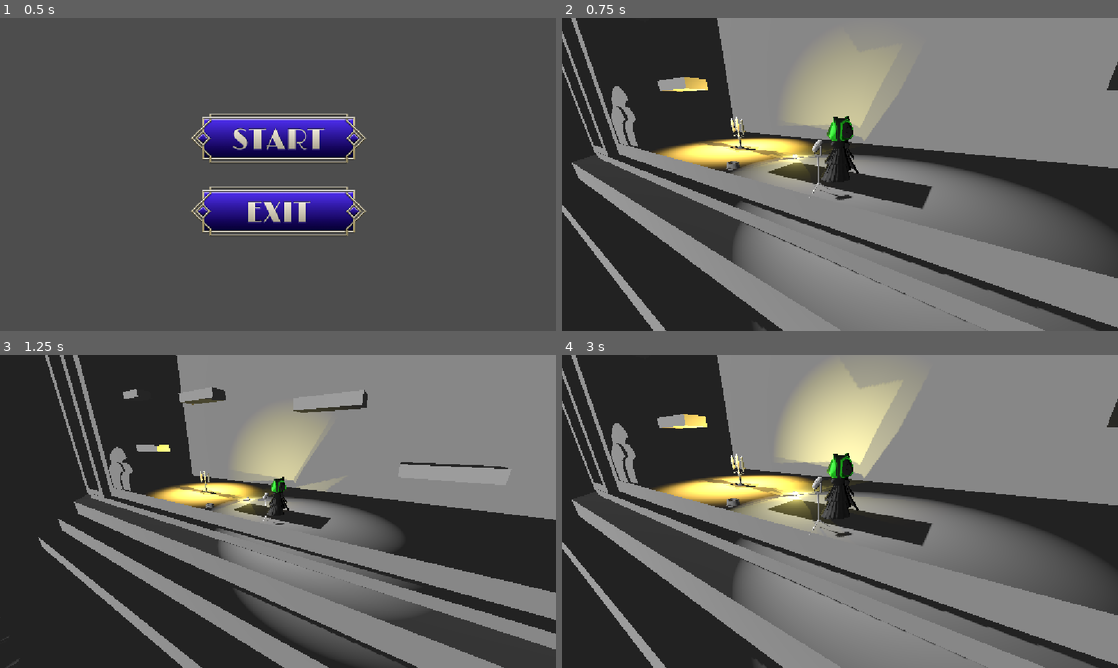
Above: before the commit, frames 1-4 (two rows, left to right).
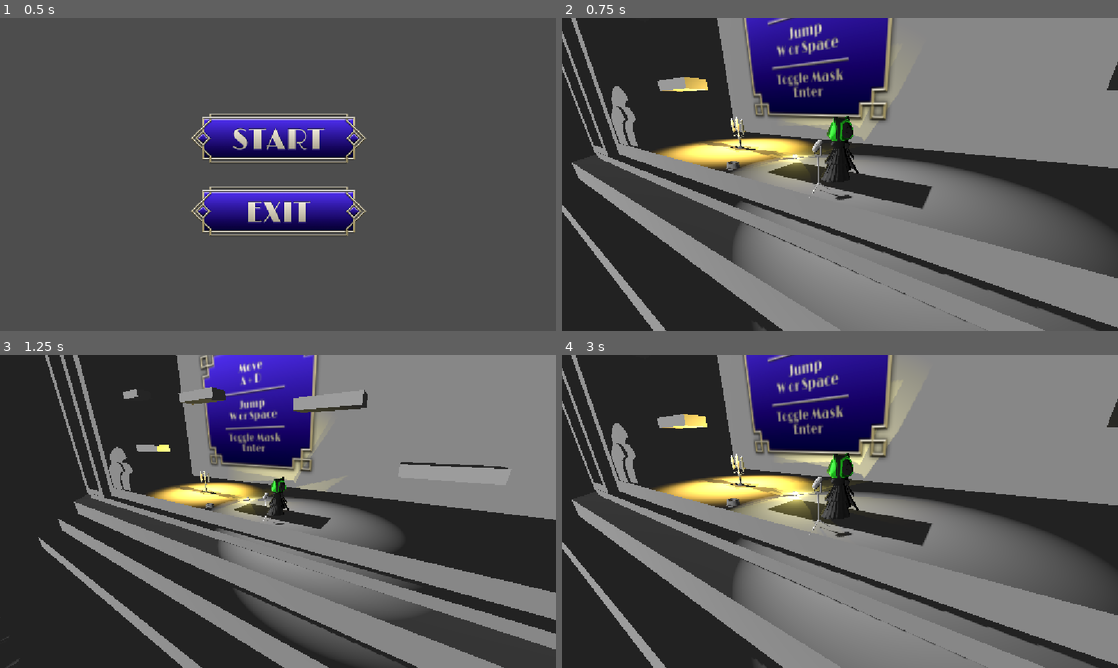
Above: after the commit, the same moments.

Repository: JoesRealAccount/ggj_2026
Game: Godot game, scene res://scenes/main_screen.tscn
Two runs of this game, one before a commit and one after it. Both use one fixed random seed, a clock stepped at 60 frames per second and the inputs below.
Inputs (mouse positions are in pixels of both pictures, inside the frame that each line leads up to):
- Up to frame 1 (0.5 s): no input
- Up to frame 2 (0.75 s): click (840, 136) at 0.5 s
- Up to frame 3 (1.25 s): no input
- Up to frame 4 (3 s): tap Enter (switch_mask) at 1.25, 2.1 s; hold D (move_right) 1.28-2.03 s; hold Enter (switch_mask) 1.28-2.03 s; tap W (jump) at 1.52, 2.27 s; hold Escape (back_to_menu) 2.03-2.75 s; click (840, 473) at 2.75 s

Frame 1 is identical in both runs. In frame 2, 8.0% of the frame differs, in the area x 32-60%, y 0-34%; in frame 3, 6.7%; in frame 4, 8.1%.

Commit message:
add tutorial controller and keyboard textures; implement control sprite logic

Diff:
--- /dev/null
+++ b/prefabs/control_tut_sprite.gd
@@ -0,0 +1,16 @@
+extends Sprite3D
+
+@onready var controller_texture: Texture2D = preload("res://images/tut_controller.png")
+@onready var keyboard_texture: Texture2D = preload("res://images/tut_keyboard.png")
+
+func _ready() -> void:
+	if Input.get_connected_joypads().size() > 0:
+		texture = controller_texture
+	else:
+		texture = keyboard_texture
+
+func _input(event: InputEvent) -> void:
+	if event is InputEventJoypadButton or event is InputEventJoypadMotion:
+		texture = controller_texture
+	elif event is InputEventKey:
+		texture = keyboard_texture
--- a/prefabs/kill_area.gd
+++ b/prefabs/kill_area.gd
@@ -2,7 +2,5 @@
 
 
 func _on_area_3d_body_entered(body: Node3D) -> void:
-	print("Kill area triggered by: ", body.name)
-	print("Is in group 'player': ", body.is_in_group("player"))
 	if body.is_in_group("player"):
 		SignalManager.player_death.emit()
--- a/scenes/main_level.tscn
+++ b/scenes/main_level.tscn
@@ -16,10 +16,12 @@
 [ext_resource type="Script" uid="uid://demyk6vjaey7r" path="res://prefabs/throw_spawning_system.gd" id="13_mwgft"]
 [ext_resource type="PackedScene" uid="uid://b0rucjakpgsht" path="res://prefabs/sessel.tscn" id="14_adxub"]
 [ext_resource type="Script" uid="uid://bh2ouunrqr3vn" path="res://world_visual_manager.gd" id="15_ff0s2"]
-[ext_resource type="PackedScene" uid="uid://dbyfolhbily16" path="res://prefabs/object_destroyer.tscn" id="16_uk2yf"]
-[ext_resource type="Script" uid="uid://dkcjw6dsnc72s" path="res://scenes/enemy_spawner.gd" id="17_ondrs"]
+[ext_resource type="PackedScene" path="res://prefabs/object_destroyer.tscn" id="16_uk2yf"]
+[ext_resource type="Script" path="res://scenes/enemy_spawner.gd" id="17_ondrs"]
 [ext_resource type="PackedScene" uid="uid://bpkw4lglty4v3" path="res://prefabs/moving_obstacles/platform_2.tscn" id="19_6nivd"]
 [ext_resource type="PackedScene" uid="uid://bobk5axfwvte8" path="res://prefabs/kill_area.tscn" id="20_al56o"]
+[ext_resource type="Texture2D" uid="uid://cy55cxqlolk6w" path="res://images/tut_keyboard.png" id="21_1bmon"]
+[ext_resource type="Script" uid="uid://bj0c8kucyinh5" path="res://prefabs/control_tut_sprite.gd" id="22_siio1"]
 
 [sub_resource type="Environment" id="Environment_u2c82"]
 volumetric_fog_enabled = true
@@ -348,7 +350,7 @@
 happiness_platform_timer = NodePath("HappynessPlatform")
 
 [node name="PathFollow3D" type="PathFollow3D" parent="ObstacleSpawner" unique_id=267598004]
-transform = Transform3D(0.5015005, 0.073943146, -0.8619917, 0, 0.99634093, 0.08546786, 0.86515737, -0.042862173, 0.49966547, 14.347708, 15.702793, -0.08273983)
+transform = Transform3D(0.5015004, 0.07394315, -0.86199176, 0, 0.99634093, 0.08546786, 0.8651574, -0.04286217, 0.4996654, 14.347708, 15.702793, -0.08273983)
 
 [node name="DepressionObstacle" type="Timer" parent="ObstacleSpawner" unique_id=1573706048]
 wait_time = 10.0
@@ -373,6 +375,11 @@
 
 [node name="CollisionShape3D" parent="KillArea2/Area3D" parent_id_path=PackedInt32Array(753760917, 1035778135) index="0" unique_id=320487373]
 transform = Transform3D(1, 0, 0, 0, 1, 0, 0, 0, 1, 0, 7.8565006, 0)
+
+[node name="ControlTutSprite" type="Sprite3D" parent="." unique_id=469808681]
+transform = Transform3D(1, 0, 0, 0, 1, 0, 0, 0, 1, -6.977597, 6.790897, -6.895859)
+texture = ExtResource("21_1bmon")
+script = ExtResource("22_siio1")
 
 [editable path="Player"]
 [editable path="Camera"]
Binary file added: images/tut_controller.png
Not shown, added: images/tut_controller.png.import
Binary file added: images/tut_keyboard.png
Not shown, added: images/tut_keyboard.png.import
Not shown, added: prefabs/control_tut_sprite.gd.uid
